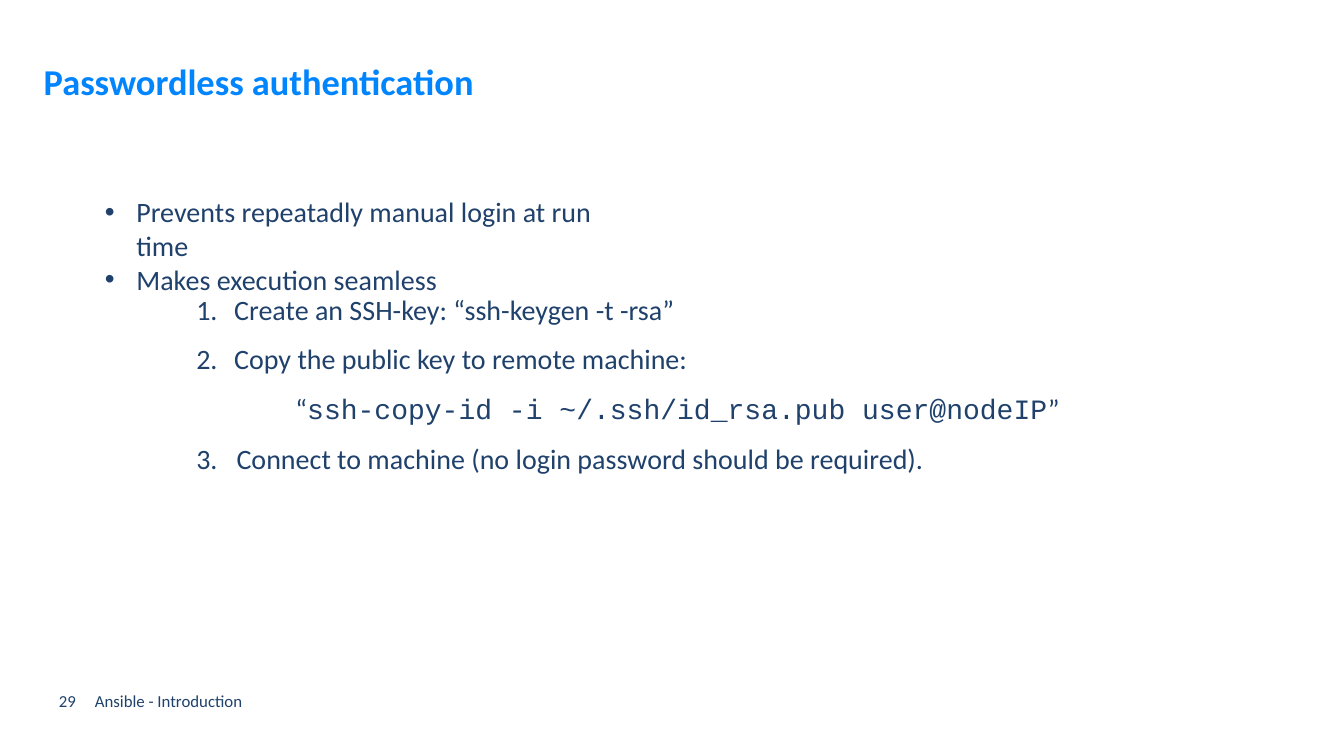
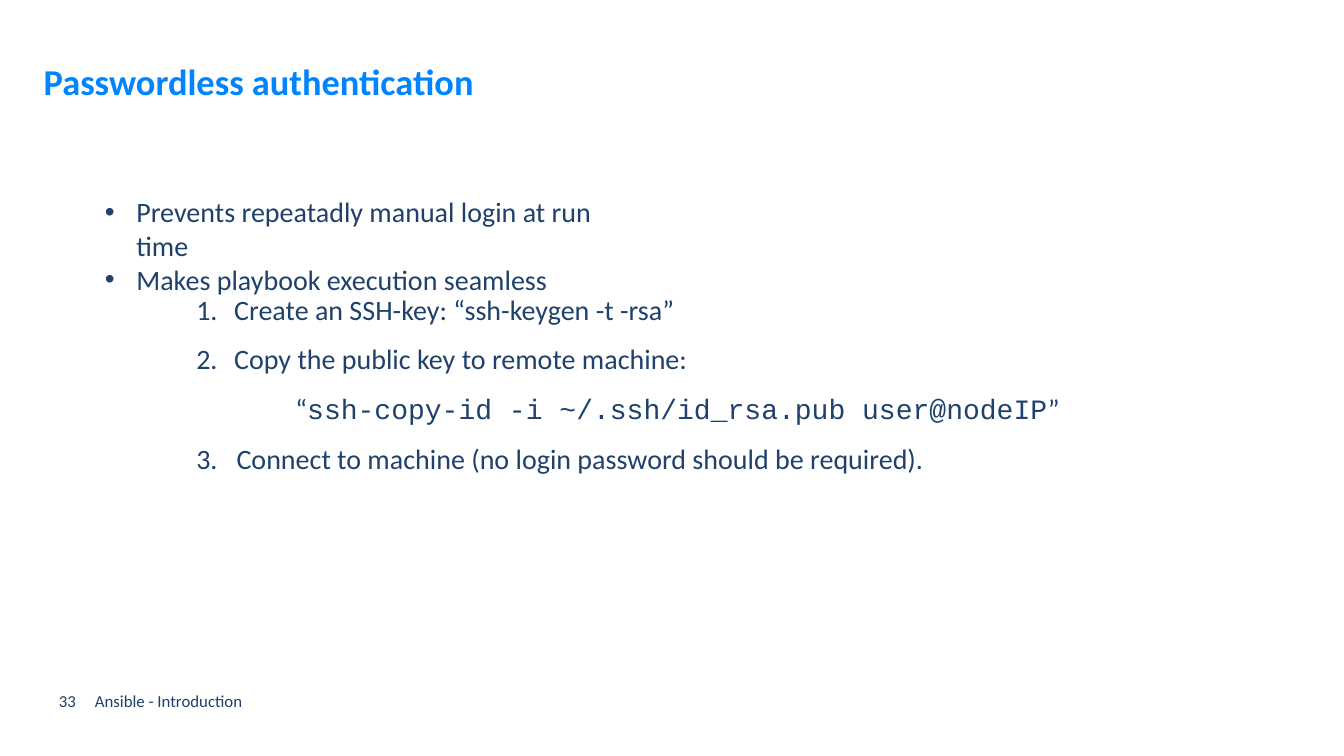
Before and after one commit to GerritVanMol/Ansible_Introduction-21_22, a slide deck: slide 33 of Documents/Ansible_BasicsAndHowToGetStarted.pptx (slide 29 before the commit). Drawn at 1344x756 pixels with LibreOffice and Linux fonts; fonts in the diff are those of the drawing; background and template pictures are left out. Boxes give left, top, right and bottom in pixels: in the first picture for what was removed or moved away, otherwise in the second. Text is boxed around its words. In the diff, an @@ line names an element or a change of style, - is before the commit and + after.

```diff
--- a/Documents/Ansible_BasicsAndHowToGetStarted.pptx
+++ b/Documents/Ansible_BasicsAndHowToGetStarted.pptx
@@ text at (x1=136, y1=270, x2=547, y2=295): text changed @@
-• Makes execution seamless
+• Makes playbook execution seamless
@@ page number at (x1=59, y1=696, x2=76, y2=707): text changed @@
-29
+33
```
Also in this commit, not shown: 9 other slides changed, 10 slides added, 3 other files.
